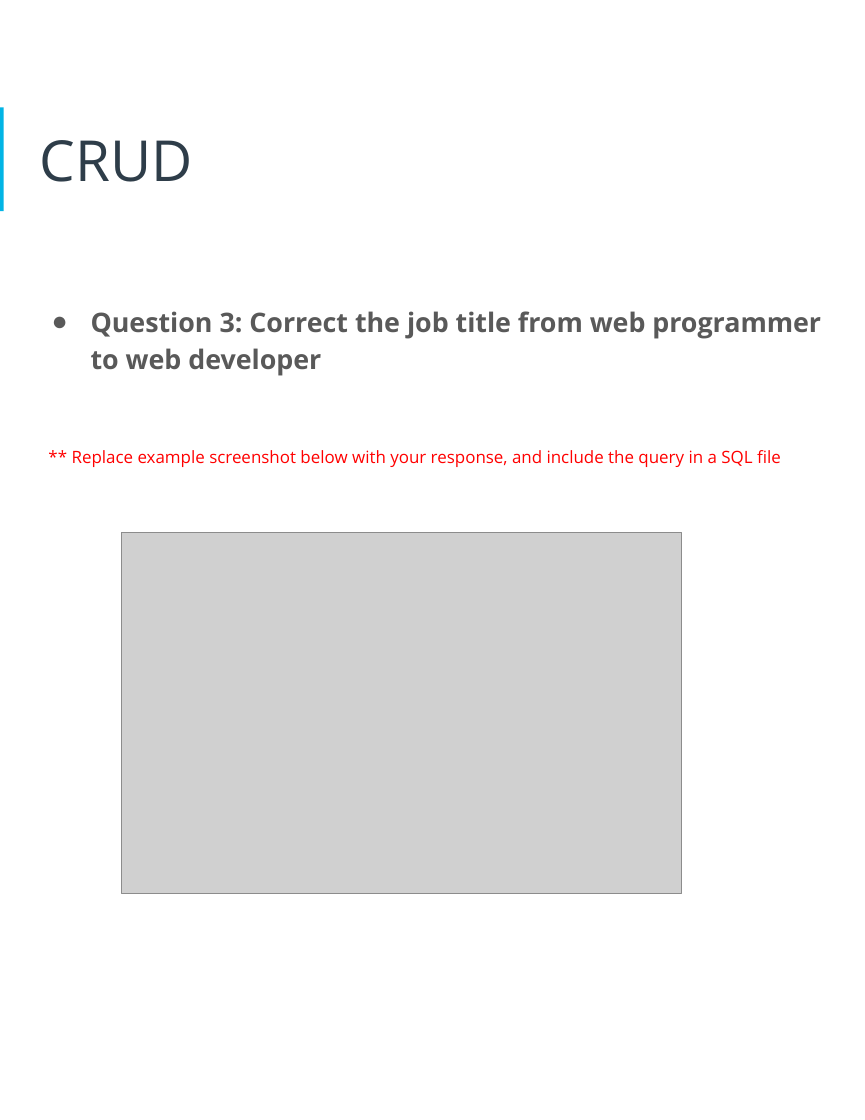
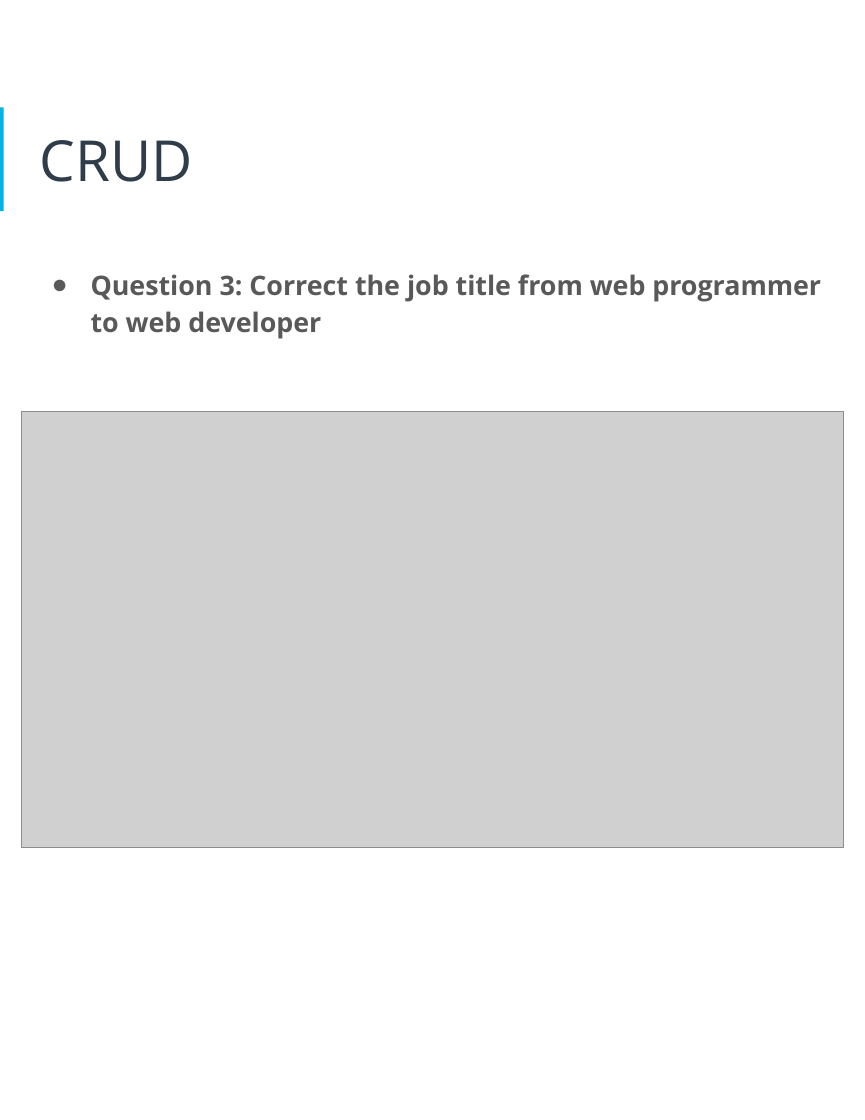
Before and after one commit to jabbala/data-architect-expert, a slide deck: slide 19 of project_1_tech_abc_hr_management/Project_report.pptx. Drawn at 865x1120 pixels with LibreOffice and Linux fonts; fonts in the diff are those of the drawing; grey boxes stand for pictures. Boxes give left, top, right and bottom in pixels: in the first picture for what was removed or moved away, otherwise in the second. Text is boxed around its words. In the diff, an @@ line names an element or a change of style, - is before the commit and + after.

```diff
--- a/project_1_tech_abc_hr_management/Project_report.pptx
+++ b/project_1_tech_abc_hr_management/Project_report.pptx
@@ text "Question 3: Correct the job ...": place and size @@
-text "Question 3: Correct the job ..." at box(72, 311, 821, 467)
+text "Question 3: Correct the job ..." at box(91, 274, 821, 339)
@@ picture added at box(21, 411, 843, 847) @@
@@ text at box(72, 450, 781, 467): paragraph removed @@
-** Replace example screenshot below with your response, and include the query in a SQL file
@@ picture removed at box(121, 532, 682, 893) @@
```
Also in this commit, not shown: 14 other slides changed, 5 other files.
